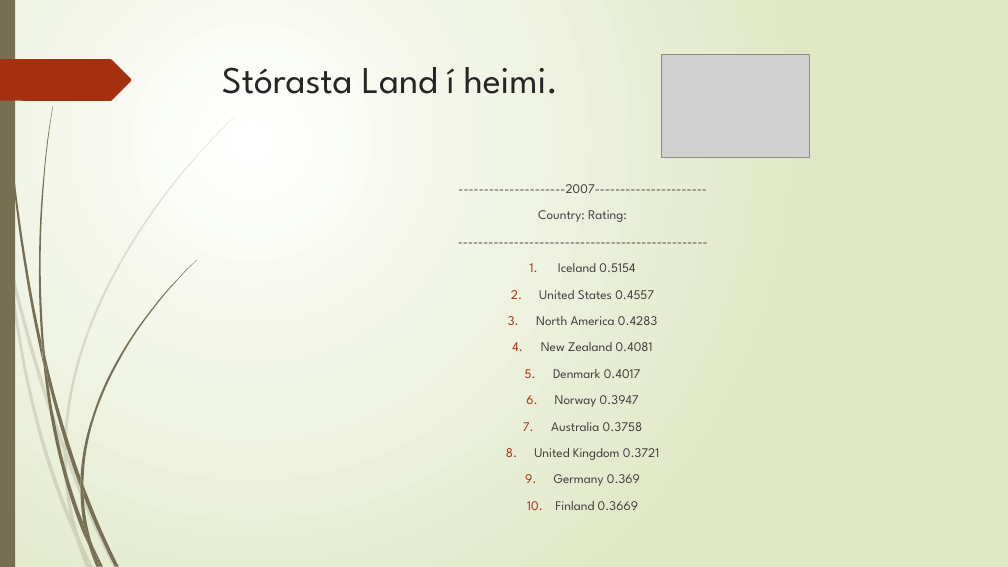
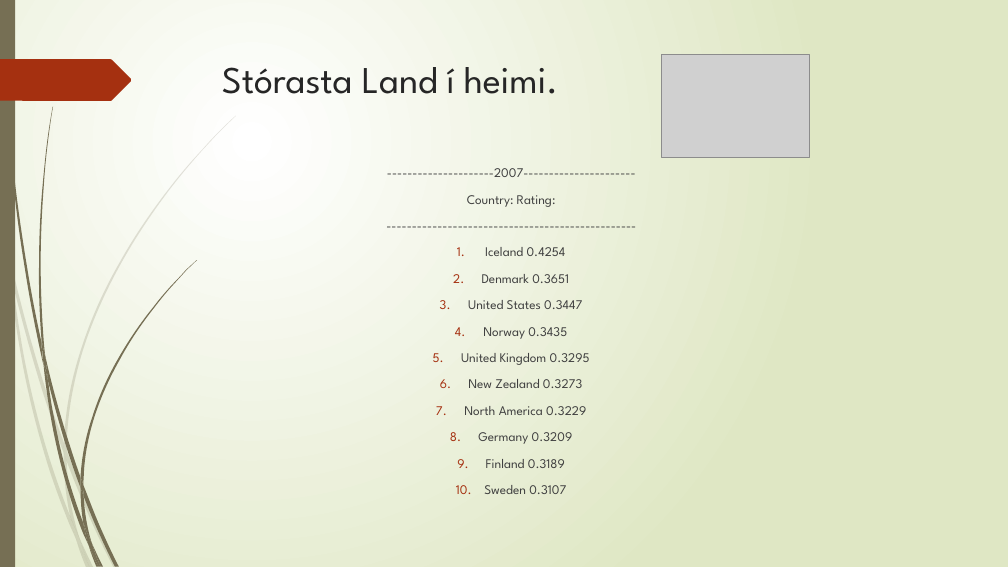
Before and after one commit to thortom/T-316-GAVI, a slide deck: slide 9 of Verkefni3/kynning/Kynning.pptx. Drawn at 1008x567 pixels with LibreOffice and Linux fonts; fonts in the diff are those of the drawing; grey boxes stand for pictures. Boxes give left, top, right and bottom in pixels: in the first picture for what was removed or moved away, otherwise in the second. Text is boxed around its words. In the diff, an @@ line names an element or a change of style, - is before the commit and + after.

```diff
--- a/Verkefni3/kynning/Kynning.pptx
+++ b/Verkefni3/kynning/Kynning.pptx
@@ text "---------------------2007----------------------": place and size @@
-text "---------------------2007----------------------" at (458,184,707,486)
+text "---------------------2007----------------------" at (387,168,636,468)
@@ text at (461,247,590,468): text changed @@
-1. Iceland 0.5154
-2. United States 0.4557
-3. North America 0.4283
-4. New Zealand 0.4081
-5. Denmark 0.4017
-6. Norway 0.3947
-7. Australia 0.3758
-8. United Kingdom 0.3721
-9. Germany 0.369
-10. Finland 0.3669
+1. Iceland 0.4254
+2. Denmark 0.3651
+3. United States 0.3447
+4. Norway 0.3435
+5. United Kingdom 0.3295
+6. New Zealand 0.3273
+7. North America 0.3229
+8. Germany 0.3209
+9. Finland 0.3189
+10. Sweden 0.3107
```
Also in this commit, not shown: 4 other slides changed, 6 other files.
